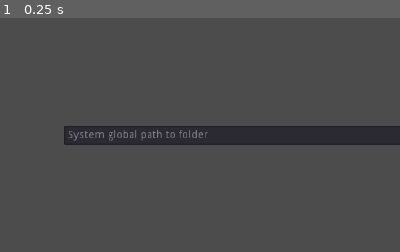
Above: before the commit, frame 1.
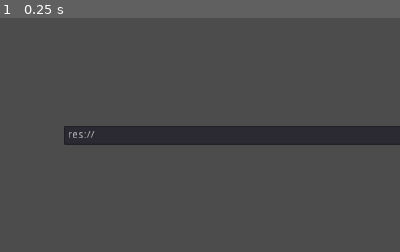
Above: after the commit, the same moment.

Repository: Zach777/Docs-Generator
Game: Godot game, scene res://Trees/Main_Scene/MainScene.tscn
The game is run twice, just before and just after one commit, with the same random seed, the same clock (stepped at 60 frames per second) and the same inputs.
Inputs:
- Up to frame 1 (0.25 s): no input
The pictures show only the part of the screen within x 0-50%, y 0-50%; the shares and areas given below are measured in that part.

The runs differ from the first frame. In frame 1, 0.5% of the frame differs, in the area x 17-52%, y 47-53%.

Commit message:
Use res:// when making docs by default

Diff:
--- a/SceneComponent/FolderPathHandler/FolderPath.tscn
+++ b/SceneComponent/FolderPathHandler/FolderPath.tscn
@@ -22,6 +22,7 @@
 margin_bottom = 24.0
 size_flags_horizontal = 3
 size_flags_stretch_ratio = 4.0
+text = "res://"
 placeholder_text = "System global path to folder"
 caret_blink = true
 caret_blink_speed = 0.5
